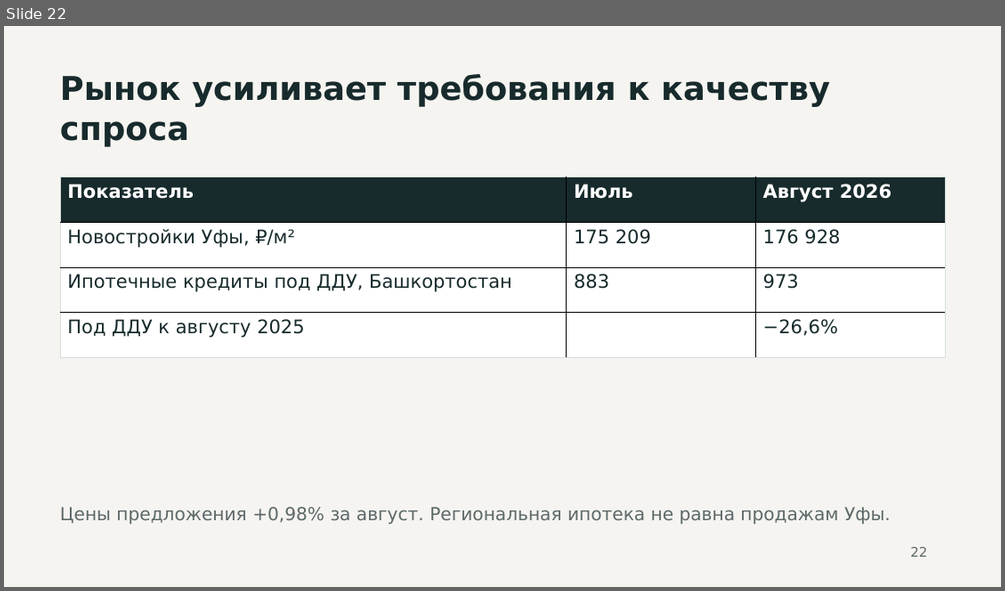
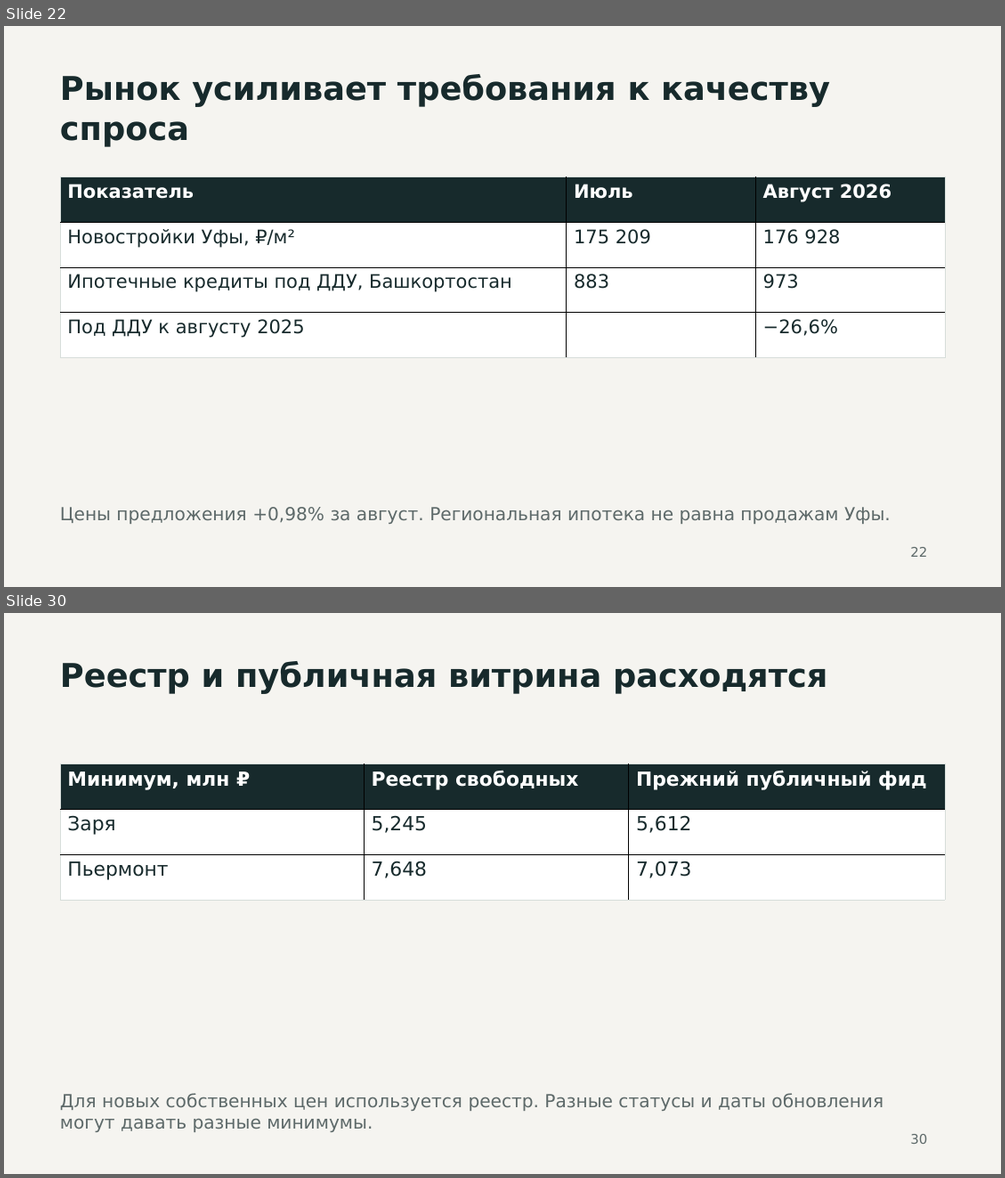
Before and after one commit to akaemov/hartdevelopment-meeting-realty, a slide deck: presentation/hartdevelopment-meeting-realty.pptx. Shown one above the other, each under a label of ours: slide 22 before the commit, slides 22 and 30 after it; the slides between them are not shown. The pictures are 1005x591 and 1005x1178 pixels, drawn with LibreOffice and Linux fonts; fonts in the diff are those of the drawing. Boxes give left, top, right and bottom in pixels: in the first picture for what was removed or moved away, otherwise in the second. Text is boxed around its words. In the diff, an @@ line names an element or a change of style, - is before the commit and + after.

```diff
--- a/presentation/hartdevelopment-meeting-realty.pptx
+++ b/presentation/hartdevelopment-meeting-realty.pptx
@@ slide 30 added at <box>4,613,1001,1174</box>, background #F5F4F0 @@
@@ text added at <box>60,661,827,694</box>, 31.5 pt, text #172A2C, bold @@
+Реестр и публичная витрина расходятся
@@ table added at <box>60,764,945,900</box>, 3 rows, 3 columns @@
+Минимум, млн ₽ | Реестр свободных | Прежний публичный фид
+Заря | 5,245 | 5,612
+Пьермонт | 7,648 | 7,073
@@ text added at <box>60,1093,883,1132</box>, 17.2 pt, text #5D6969 @@
+Для новых собственных цен используется реестр. Разные статусы и даты обновления могут давать разные минимумы.
@@ text added at <box>910,1134,927,1143</box>, 12.8 pt, text #5D6969 @@
+30
```
Also in this commit, not shown: 18 slides changed, 6 other slides added, 1 slide removed, 11 other files.
